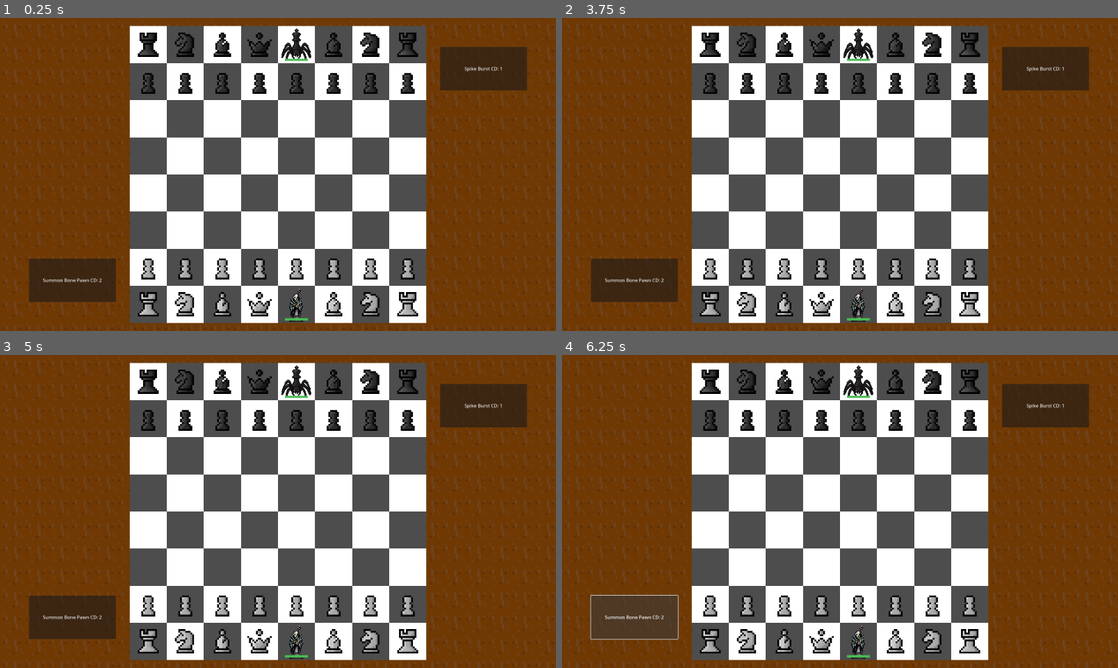
Above: before the commit, frames 1-4 (two rows, left to right).
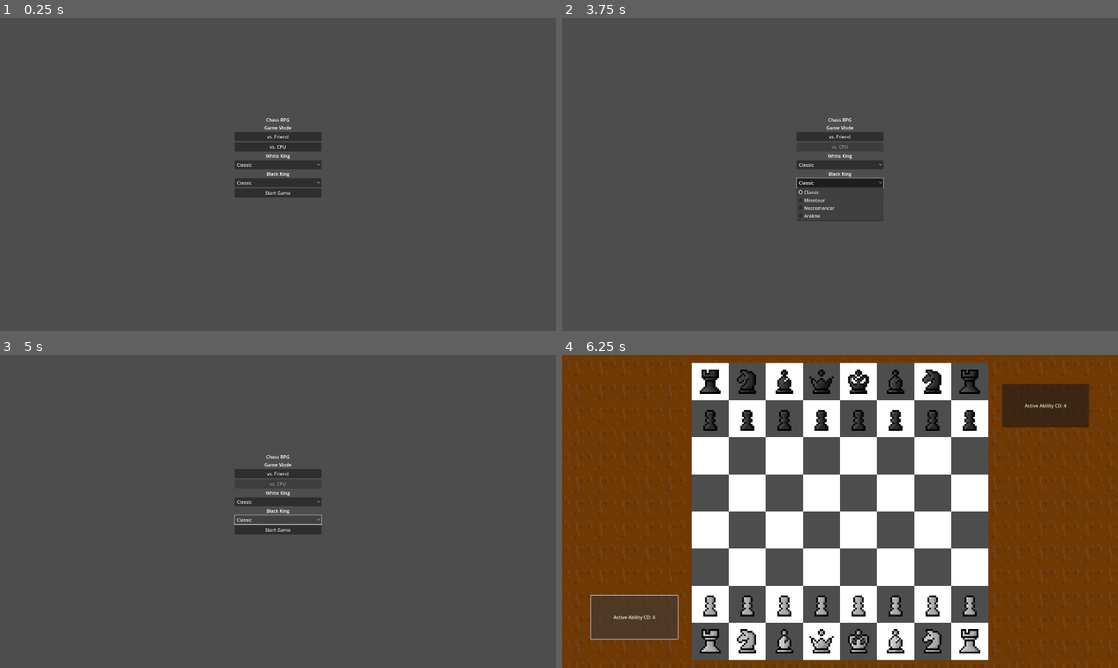
Above: after the commit, the same moments.

Repository: maximilian-hub/crpg_godot
Game: Godot game, scene res://scenes/main.tscn
The game is run twice, just before and just after one commit, with the same random seed, the same clock (stepped at 60 frames per second) and the same inputs.
Inputs (mouse positions are in pixels of both pictures, inside the frame that each line leads up to):
- Up to frame 1 (0.25 s): no input
- Up to frame 2 (3.75 s): click (840, 136) at 0.5 s, where only the run after the commit has a clickable "vs. Friend"; click (840, 146) at 1.25 s, where only the run after the commit has a clickable "vs. CPU"; click (840, 165) at 2 s, where only the run after the commit has a clickable "Classic"; click (840, 165) at 2.75 s, where only the run after the commit has a clickable "Classic"; click (840, 183) at 3.5 s, where only the run after the commit has a clickable "Classic"
- Up to frame 3 (5 s): click (278, 520) at 4.25 s, where only the run after the commit has a clickable "Classic"
- Up to frame 4 (6.25 s): click (840, 530) at 5 s, where only the run after the commit has a clickable "Start Game"; click "Summon Bone Pawn CD: 2" (after the commit: "Active Ability CD: 4") at 5.75 s

The runs differ from the first frame. In frame 1, 78% of the frame differs, in the area x 0-100%, y 0-100%; in frame 2, 77%; in frame 3, 77%; in frame 4, 0.7%.

Commit message:
feat: Add startup menu, game modes, and AI opponent

Diff:
--- a/project.godot
+++ b/project.godot
@@ -24,3 +24,7 @@
 [rendering]
 
 renderer/rendering_method="mobile"
+
+[autoload]
+
+GameSettings="*res://scripts/game_settings.gd"
--- /dev/null
+++ b/scenes/startup_menu.gd
@@ -0,0 +1,43 @@
+extends Control
+
+@onready var friend_button = $VBoxContainer/FriendButton
+@onready var cpu_button = $VBoxContainer/CpuButton
+@onready var white_king_option_button = $VBoxContainer/WhiteKingOptionButton
+@onready var black_king_option_button = $VBoxContainer/BlackKingOptionButton
+@onready var start_game_button = $VBoxContainer/StartGameButton
+
+const KING_TYPES = {
+	"Classic": preload("res://scripts/pieces/classic_king.gd"),
+	"Minotaur": preload("res://scripts/pieces/minotaur_king.gd"),
+	"Necromancer": preload("res://scripts/pieces/necromancer_king.gd"),
+	"Arakne": preload("res://scripts/pieces/arakne_king.gd")
+}
+
+func _ready():
+	friend_button.pressed.connect(_on_friend_button_pressed)
+	cpu_button.pressed.connect(_on_cpu_button_pressed)
+	start_game_button.pressed.connect(_on_start_game_button_pressed)
+
+	for king_name in KING_TYPES:
+		white_king_option_button.add_item(king_name)
+		black_king_option_button.add_item(king_name)
+
+	white_king_option_button.selected = 0
+	black_king_option_button.selected = 0
+	GameSettings.white_king = white_king_option_button.get_item_text(0)
+	GameSettings.black_king = black_king_option_button.get_item_text(0)
+
+func _on_friend_button_pressed():
+	GameSettings.game_mode = "friend"
+	friend_button.disabled = true
+	cpu_button.disabled = false
+
+func _on_cpu_button_pressed():
+	GameSettings.game_mode = "cpu"
+	friend_button.disabled = false
+	cpu_button.disabled = true
+
+func _on_start_game_button_pressed():
+	GameSettings.white_king = white_king_option_button.get_item_text(white_king_option_button.selected)
+	GameSettings.black_king = black_king_option_button.get_item_text(black_king_option_button.selected)
+	get_tree().change_scene_to_file("res://scenes/chess_game.tscn")
--- /dev/null
+++ b/scenes/startup_menu.tscn
@@ -0,0 +1,65 @@
+[gd_scene load_steps=2 format=3 uid="uid://b5w5d6yvj4v3q"]
+
+[ext_resource type="Script" path="res://scenes/startup_menu.gd" id="1_0wcfx"]
+
+[node name="StartupMenu" type="Control"]
+layout_mode = 3
+anchors_preset = 15
+anchor_right = 1.0
+anchor_bottom = 1.0
+grow_horizontal = 2
+grow_vertical = 2
+script = ExtResource("1_0wcfx")
+
+[node name="VBoxContainer" type="VBoxContainer" parent="."]
+layout_mode = 1
+anchors_preset = 8
+anchor_left = 0.5
+anchor_top = 0.5
+anchor_right = 0.5
+anchor_bottom = 0.5
+offset_left = -150.0
+offset_top = -200.0
+offset_right = 150.0
+offset_bottom = 200.0
+grow_horizontal = 2
+grow_vertical = 2
+spacing = 20
+
+[node name="TitleLabel" type="Label" parent="VBoxContainer"]
+layout_mode = 2
+text = "Chess RPG"
+horizontal_alignment = 1
+
+[node name="GameModeLabel" type="Label" parent="VBoxContainer"]
+layout_mode = 2
+text = "Game Mode"
+horizontal_alignment = 1
+
+[node name="FriendButton" type="Button" parent="VBoxContainer"]
+layout_mode = 2
+text = "vs. Friend"
+
+[node name="CpuButton" type="Button" parent="VBoxContainer"]
+layout_mode = 2
+text = "vs. CPU"
+
+[node name="WhiteKingLabel" type="Label" parent="VBoxContainer"]
+layout_mode = 2
+text = "White King"
+horizontal_alignment = 1
+
+[node name="WhiteKingOptionButton" type="OptionButton" parent="VBoxContainer"]
+layout_mode = 2
+
+[node name="BlackKingLabel" type="Label" parent="VBoxContainer"]
+layout_mode = 2
+text = "Black King"
+horizontal_alignment = 1
+
+[node name="BlackKingOptionButton" type="OptionButton" parent="VBoxContainer"]
+layout_mode = 2
+
+[node name="StartGameButton" type="Button" parent="VBoxContainer"]
+layout_mode = 2
+text = "Start Game"
--- /dev/null
+++ b/scripts/ai_player.gd
@@ -0,0 +1,73 @@
+extends Node
+
+class_name AIPlayer
+
+var model: ChessBoardModel
+
+const piece_values = {
+	"pawn": 1,
+	"knight": 3,
+	"bishop": 3,
+	"rook": 5,
+	"queen": 9,
+	"king": 100 # A high value to ensure it's protected
+}
+
+func _init(_model: ChessBoardModel):
+	model = _model
+
+func get_best_move() -> Dictionary:
+	var legal_moves = get_all_legal_moves("black")
+	if legal_moves.is_empty():
+		return {}
+
+	var best_move = {}
+	var best_score = -INF
+
+	for move in legal_moves:
+		var piece = move.piece
+		var from = piece.coordinate
+		var to = move.to
+		var target_piece = model.board[to.x][to.y]
+
+		# Simulate the move
+		model.board[to.x][to.y] = piece
+		model.board[from.x][from.y] = null
+		piece.coordinate = to
+
+		var score = evaluate_board()
+
+		# Undo the move
+		model.board[from.x][from.y] = piece
+		model.board[to.x][to.y] = target_piece
+		piece.coordinate = from
+
+		if score > best_score:
+			best_score = score
+			best_move = move
+
+	return best_move
+
+func get_all_legal_moves(color: String) -> Array:
+	var all_legal_moves = []
+	for r in range(model.board.size()):
+		for c in range(model.board[r].size()):
+			var piece = model.board[r][c]
+			if piece and piece.color == color:
+				var moves = model.get_legal_moves(piece)
+				for move in moves:
+					all_legal_moves.append({"piece": piece, "to": move})
+	return all_legal_moves
+
+func evaluate_board() -> float:
+	var score = 0.0
+	for r in range(model.board.size()):
+		for c in range(model.board[r].size()):
+			var piece = model.board[r][c]
+			if piece:
+				var value = piece_values.get(piece.type.replace("_king", ""), 0)
+				if piece.color == "black":
+					score += value
+				else:
+					score -= value
+	return score
--- a/scripts/core/chess_controller.gd
+++ b/scripts/core/chess_controller.gd
@@ -1,6 +1,8 @@
 #~~~~~~~~NEW FILE: chess_controller.gd~~~~~~~~~~~~
 extends Node
 class_name ChessBoardController
+
+const AIPlayer = preload("res://scripts/ai_player.gd")
 
 # This node serves as the Controller component.
 # Mostly handles user input.
@@ -15,12 +17,15 @@
 var is_input_locked: bool = false
 var active_ability_selected: bool = false
 var non_move_selection_mode: bool = false
+var ai_player: AIPlayer
 
 signal selection_piece_processing(piece: ModelPiece) # emitted when a piece's selections are being processed in the queue
 signal selection_piece_processed() # emitted when a piece's selections are done processing
 
 func _ready():
-	pass
+	if model.game_mode == "cpu":
+		ai_player = AIPlayer.new(model)
+	model.turn_changed.connect(_on_turn_changed)
 
 func _on_square_clicked(coord: Vector2i):
 	if is_input_locked: return
@@ -165,3 +170,11 @@
 	last_active_piece = null
 	selection_piece_processed.emit()
 	view.clear_highlights()
+
+func _on_turn_changed(current_turn: String):
+	if model.game_mode == "cpu" and current_turn == "black":
+		is_input_locked = true
+		var best_move = ai_player.get_best_move()
+		if best_move:
+			model.move_piece(best_move.piece, best_move.to)
+		is_input_locked = false
--- a/scripts/core/chess_model.gd
+++ b/scripts/core/chess_model.gd
@@ -14,6 +14,7 @@
 var last_move: Dictionary = {}		# from, to, piecename
 var last_destroyed_piece: ModelPiece
 var current_turn: String = "white"	# can be white or black
+var game_mode: String
 signal turn_changed(current_turn: String)
 signal piece_destroyed(piece: ModelPiece)
 
@@ -32,9 +33,20 @@
 const NecromancerKing = preload("res://scripts/pieces/necromancer_king.gd")
 const ArakneKing = preload("res://scripts/pieces/arakne_king.gd")
 
+const KING_TYPES = {
+	"Classic": ClassicKing,
+	"Minotaur": MinotaurKing,
+	"Necromancer": NecromancerKing,
+	"Arakne": ArakneKing
+}
+
 var custom_size = 16
 
 func _ready():
+	if GameSettings:
+		game_mode = GameSettings.game_mode
+	else:
+		game_mode = "friend" # Default to friend mode if GameSettings is not available
 	initialize_board()
 	#print(board) # debug
 	view.draw_board(board)
@@ -66,7 +78,10 @@
 	board[0][1] = Knight.new("black", Vector2i(0, 1))
 	board[0][2] = Bishop.new("black", Vector2i(0, 2))
 	board[0][3] = Queen.new("black", Vector2i(0, 3))
-	board[0][4] = ArakneKing.new("black", Vector2i(0, 4))
+	if GameSettings:
+		board[0][4] = KING_TYPES[GameSettings.black_king].new("black", Vector2i(0, 4))
+	else:
+		board[0][4] = ClassicKing.new("black", Vector2i(0, 4))
 	board[0][5] = Bishop.new("black", Vector2i(0, 5))
 	board[0][6] = Knight.new("black", Vector2i(0, 6))
 	board[0][7] = Rook.new("black", Vector2i(0, 7))
@@ -79,7 +94,10 @@
 	board[7][1] = Knight.new("white", Vector2i(7, 1))
 	board[7][2] = Bishop.new("white", Vector2i(7, 2))
 	board[7][3] = Queen.new("white", Vector2i(7, 3))
-	board[7][4] = NecromancerKing.new("white", Vector2i(7, 4))
+	if GameSettings:
+		board[7][4] = KING_TYPES[GameSettings.white_king].new("white", Vector2i(7, 4))
+	else:
+		board[7][4] = ClassicKing.new("white", Vector2i(7, 4))
 	board[7][5] = Bishop.new("white", Vector2i(7, 5))
 	board[7][6] = Knight.new("white", Vector2i(7, 6))
 	board[7][7] = Rook.new("white", Vector2i(7, 7))
--- /dev/null
+++ b/scripts/game_settings.gd
@@ -0,0 +1,5 @@
+extends Node
+
+var game_mode: String = "friend"
+var white_king: String = "Classic"
+var black_king: String = "Classic"
--- a/scripts/main.gd
+++ b/scripts/main.gd
@@ -1,5 +1,5 @@
 extends Node
 
 func _ready():
-	var chess_game = load("res://scenes/chess_game.tscn").instantiate()
-	add_child(chess_game)
+	var startup_menu = load("res://scenes/startup_menu.tscn").instantiate()
+	add_child(startup_menu)
